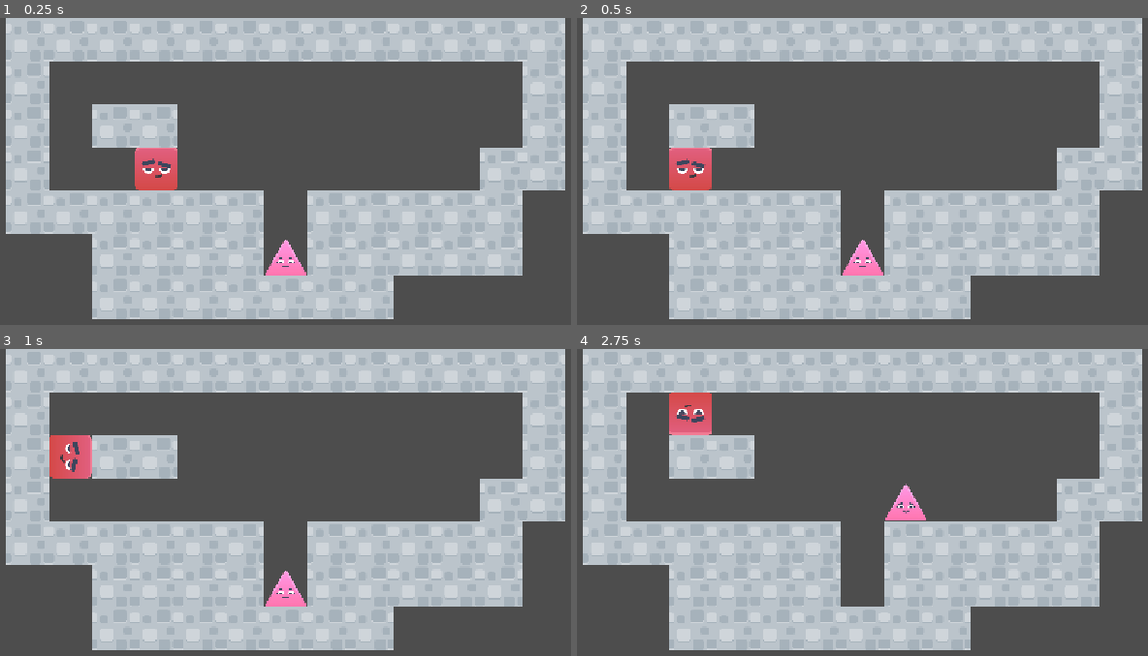
Above: before the commit, frames 1-4 (two rows, left to right).
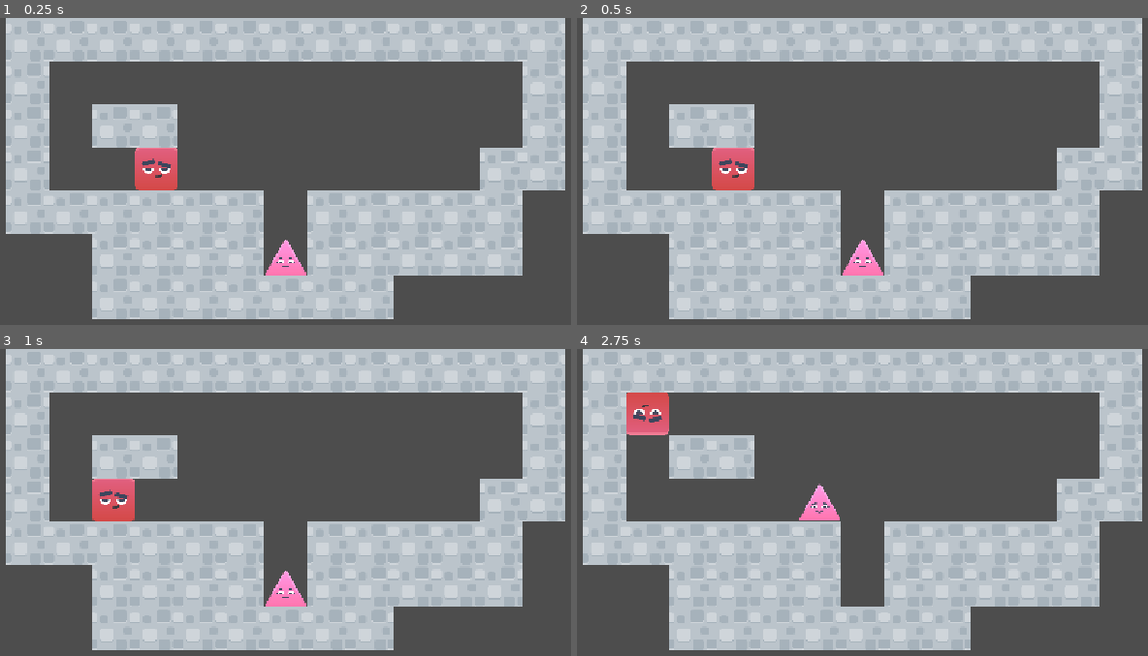
Above: after the commit, the same moments.

Repository: pklito/juniper-jam
Game: Godot game, scene res://scenes/level1.tscn
Two runs of this game, one before a commit and one after it. Both use one fixed random seed, a clock stepped at 60 frames per second and the inputs below.
Inputs (mouse positions are in pixels of both pictures, inside the frame that each line leads up to):
- Up to frame 1 (0.25 s): no input
- Up to frame 2 (0.5 s): no input
- Up to frame 3 (1 s): move the mouse to (479, 545) at 0.52 s; click (479, 545) at 0.67 s
- Up to frame 4 (2.75 s): move the mouse to (731, 588) at 1.27 s; click (731, 588) at 1.42 s; move the mouse to (959, 471) at 2.02 s; click (959, 471) at 2.17 s

Frame 1 is identical in both runs. In frame 2, 1.9% of the frame differs, in the area x 16-32%, y 42-57%; in frame 3, 1.9%; in frame 4, 2.8%, in the area x 8-62%, y 14-56%.

Commit message:
fix square movement

Diff:
--- a/scripts/game.gd
+++ b/scripts/game.gd
@@ -61,6 +61,12 @@
 			return true
 		return false
 
+	func _rotate_to_wall(_move_vec : Vector2i) -> bool:
+		if not _pos_open(pos + _move_vec):
+			ground_dir = Utils.vec2_to_dir(_move_vec)
+			return true
+		return false
+
 
 	func update_graphics() -> void:
 		player_node.position = tile_config.pos_to_pixel(pos)
@@ -74,33 +80,30 @@
 
 
 class PlayerSquare extends Player:
-	func update_rotation(going_left: bool):
-		var move_dir := posmod(ground_dir + 1, 4)
-		if not going_left:
-			move_dir = posmod(ground_dir - 1, 4)
-		var move_vec := Utils.dir_to_vec2(move_dir)
-		# print(move_vec, " ", pos + move_vec, " ", move_dir, " ", _pos_open(pos + move_vec))
-		if _pos_solid_tile(pos + move_vec):
-			ground_dir = move_dir
-	pass
+	func move_left() -> void:
+		_rotate_to_wall(Utils.dir_to_vec2(posmod(ground_dir + 1, 4)))
+		_move_internal(Utils.dir_to_vec2(posmod(ground_dir + 1, 4)))
+		_rotate_to_wall(Utils.dir_to_vec2(posmod(ground_dir + 1, 4)))
+
+	func move_right() -> void:
+		_rotate_to_wall(Utils.dir_to_vec2(posmod(ground_dir - 1, 4)))
+		_move_internal(Utils.dir_to_vec2(posmod(ground_dir - 1, 4)))
+		_rotate_to_wall(Utils.dir_to_vec2(posmod(ground_dir - 1, 4)))
+
 
 
 class PlayerTriangle extends Player:
 	func _pos_solid_tile(test_pos: Vector2i) -> bool:
 		return super._pos_solid_tile(test_pos) or other_player.pos == test_pos
 
-	func _post_check(_move_vec : Vector2i):
-		if not _pos_open(pos + _move_vec):
-			ground_dir = Utils.vec2_to_dir(_move_vec)
-
 	func move_left() -> void:
 		var test_dir = posmod(ground_dir + 1, 4)
 		if not _move_internal(Utils.dir_to_vec2(test_dir)):
-			_post_check(Utils.dir_to_vec2(test_dir))
+			_rotate_to_wall(Utils.dir_to_vec2(test_dir))
 	func move_right() -> void:
 		var test_dir = posmod(ground_dir - 1, 4)
 		if not _move_internal(Utils.dir_to_vec2(test_dir)):
-			_post_check(Utils.dir_to_vec2(test_dir))
+			_rotate_to_wall(Utils.dir_to_vec2(test_dir))
 
 
 
@@ -122,24 +125,52 @@
 
 var time = 0.0
 var time2 = 0.0
-var move_count : int = 4
+var move_count : int = 0
+var squares_turn : bool = false
 # Called every frame. 'delta' is the elapsed time since the previous frame.
 func _physics_process(delta: float) -> void:
-
+	time += delta
+	time2 += delta
 	square.update_graphics()
 	triangle.update_graphics()
-	time += delta
-	time2 += delta
-	if time > 0.3:
-		time = 0
-		if move_count <= -3:
-			move_count = 4
+
+	if move_count == 0:
+		return
+
+	var moving_player := square
+	var move_time := 0.3
+	if not squares_turn:
+		moving_player = triangle
+		move_time = 0.2
+
+	if time < move_time:
+		return
+
+	time = 0
+	if move_count > 0:
+		moving_player.move_right()
 		move_count -= 1
+	else:
+		moving_player.move_left()
+		move_count += 1
 
-		if move_count >= 0:
-			square.move_left()
-		else:
-			triangle.move_right()
-	if time2 > 0.1:
-		time2 = 0
-		square.update_rotation(true)
+
+func _input(event: InputEvent) -> void:
+	if event is InputEventMouseButton and event.pressed:
+		# Someones moving rn
+		if move_count != 0:
+			return
+		squares_turn = not squares_turn
+
+		#Choose how much
+		var moves = 4
+		if not squares_turn:
+			moves = 3
+
+		# Move and start the move_count
+		if event.button_index == MOUSE_BUTTON_LEFT:
+			move_count = -moves
+			time = 1000
+		elif event.pressed and event.button_index == MOUSE_BUTTON_RIGHT:
+			move_count  = moves
+			time = 1000
